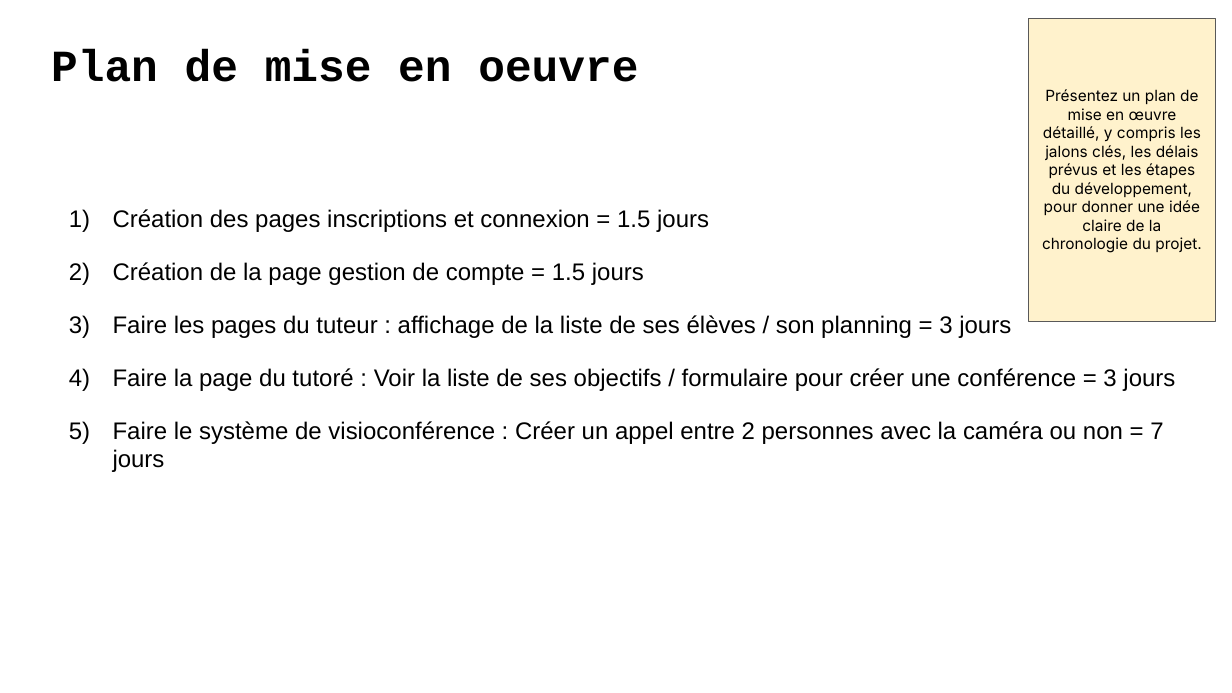
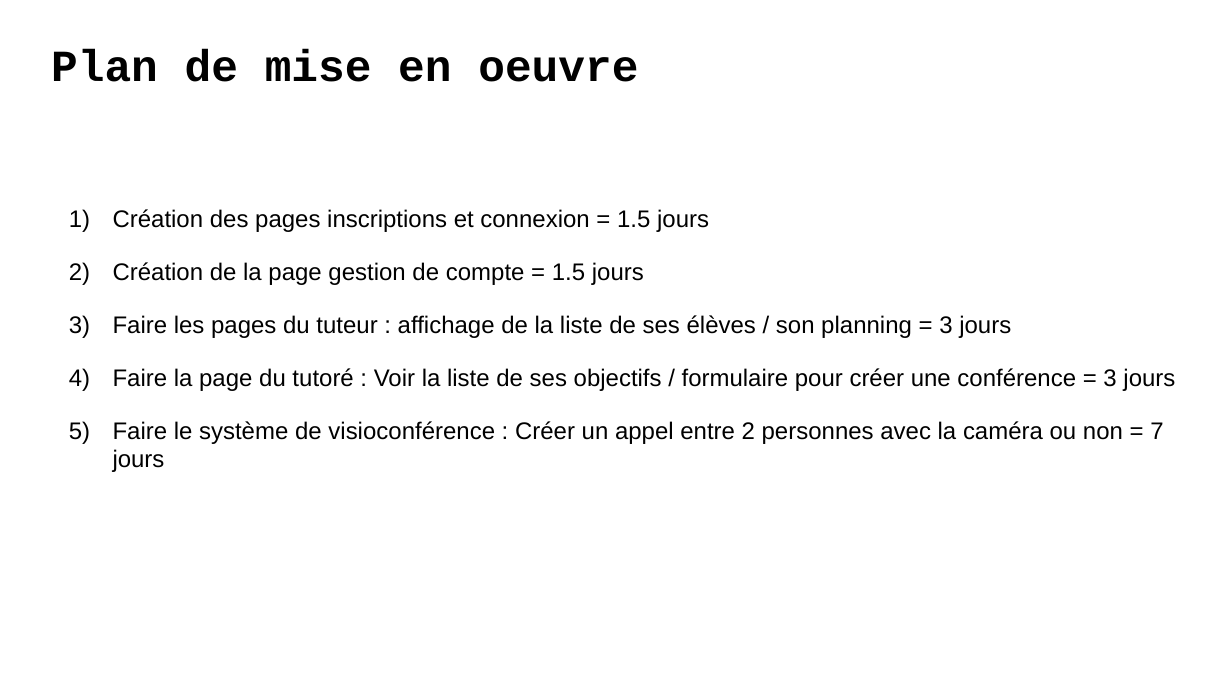
Before and after one commit to LuDetling/Avenirs, a slide deck: slide 8 of Presentation+P9+-+DA+-+Avenirs.odp. Drawn at 1232x693 pixels with LibreOffice and Linux fonts; fonts in the diff are those of the drawing. Boxes give left, top, right and bottom in pixels: in the first picture for what was removed or moved away, otherwise in the second. Text is boxed around its words. In the diff, an @@ line names an element or a change of style, - is before the commit and + after.

```diff
--- a/Presentation+P9+-+DA+-+Avenirs.odp
+++ b/Presentation+P9+-+DA+-+Avenirs.odp
@@ rectangle removed at [1029,18,1216,322] @@
-Présentez un plan de mise en œuvre détaillé, y compris les jalons clés, les délais prévus et les étapes du développement, pour donner une idée claire de la chronologie du projet.
```
Also in this commit, not shown: 6 other slides changed, 5 other files.
